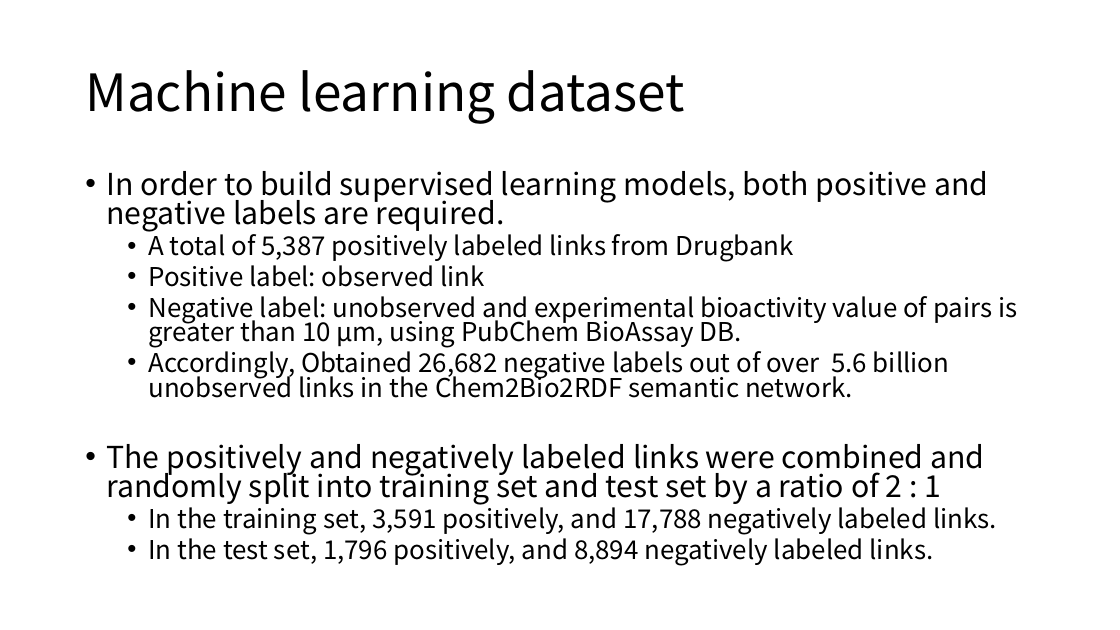
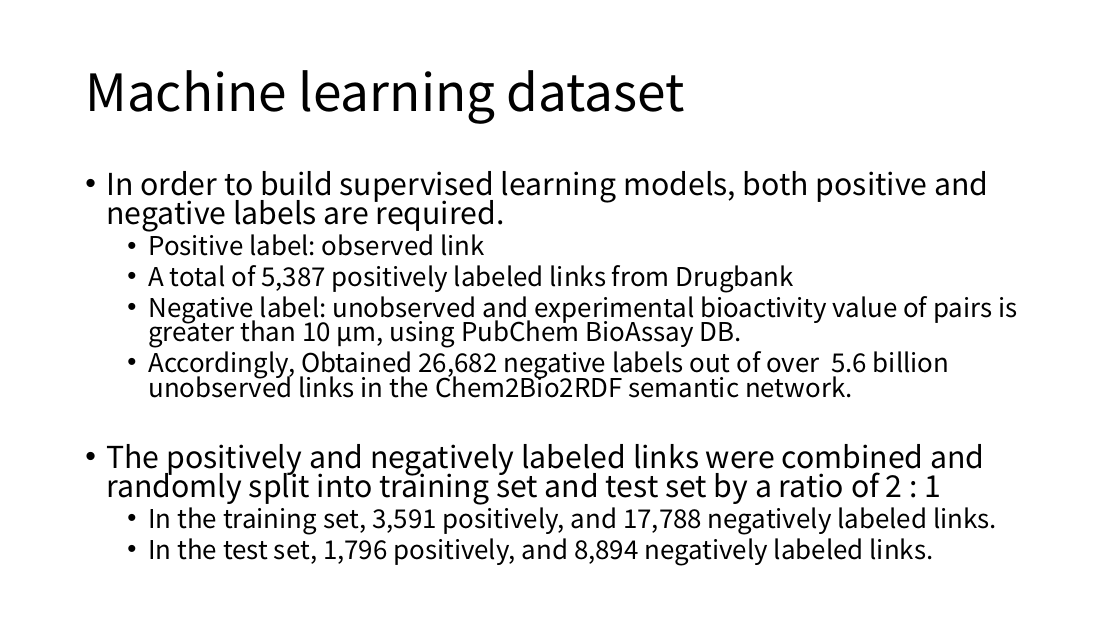
Before and after one commit to moklise/TIL, a slide deck: slide 13 of Review/BMCBioinfo_2016_Fu_predicting drug target using sementic network/Predicting drug target interactions using meta-path-based semantic network.pptx. Drawn at 1120x630 pixels with LibreOffice and Linux fonts; fonts in the diff are those of the drawing. Boxes give left, top, right and bottom in pixels: in the first picture for what was removed or moved away, otherwise in the second. Text is boxed around its words. In the diff, an @@ line names an element or a change of style, - is before the commit and + after.

```diff
--- a/Review/BMCBioinfo_2016_Fu_predicting drug target using sementic network/Predicting drug target interactions using meta-path-based semantic network.pptx
+++ b/Review/BMCBioinfo_2016_Fu_predicting drug target using sementic network/Predicting drug target interactions using meta-path-based semantic network.pptx
@@ text at bbox=[148, 229, 485, 256]: paragraph added @@
+  • Positive label: observed link
@@ text at bbox=[148, 259, 485, 287]: paragraph removed @@
-  • Positive label: observed link
```
Also in this commit, not shown: 7 other slides changed, 4 other files.
